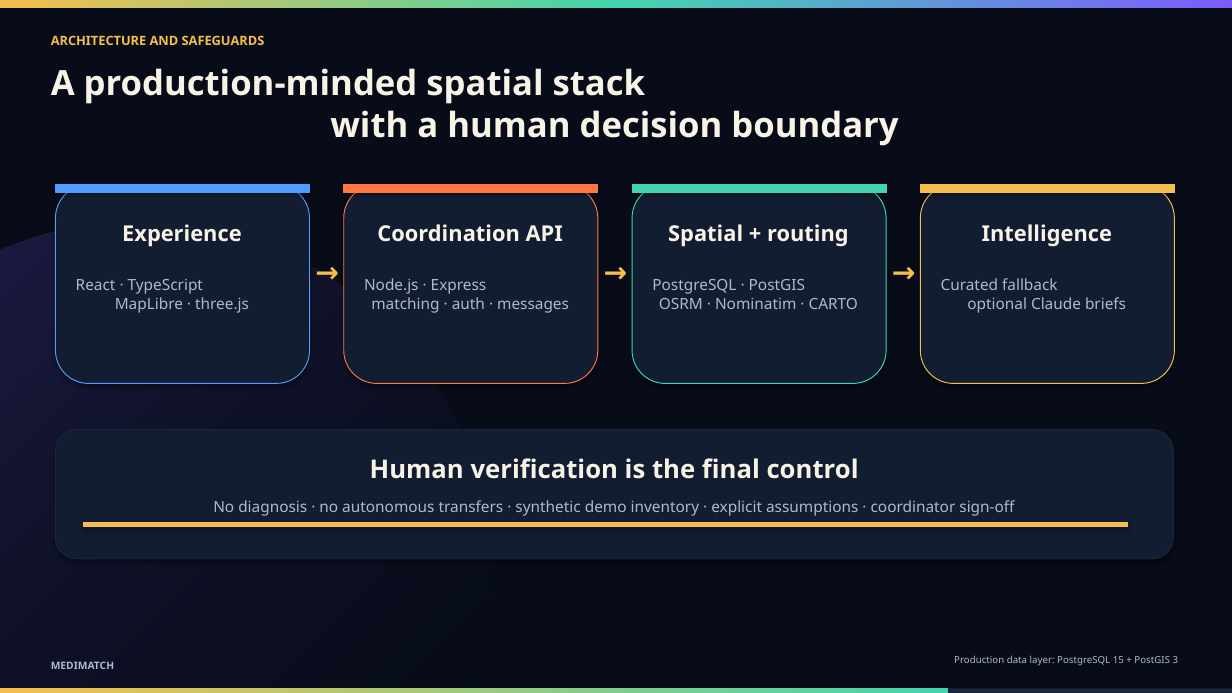
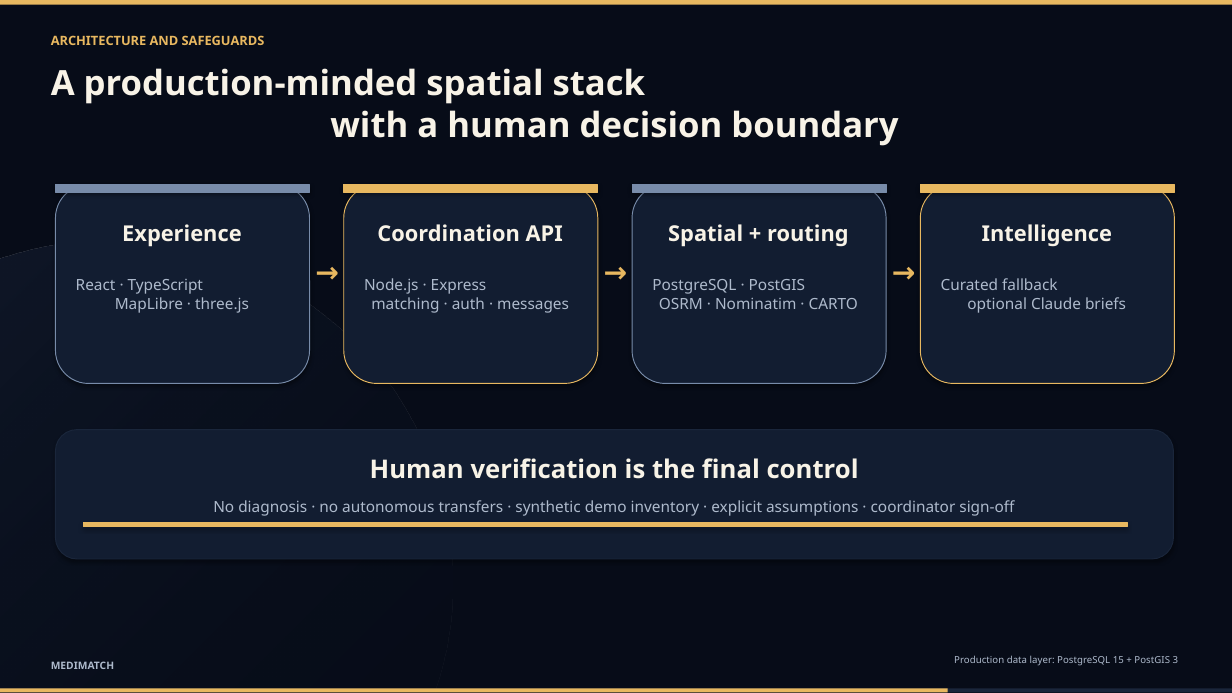
Before and after one commit to lesnargitonga/MediMatch, a slide deck: slide 10 of presentation/MediMatch_Conference_Deck.pptx. Drawn at 1232x693 pixels with LibreOffice and Linux fonts; fonts in the diff are those of the drawing. Boxes give left, top, right and bottom in pixels: in the first picture for what was removed or moved away, otherwise in the second. Text is boxed around its words. In the diff, an @@ line names an element or a change of style, - is before the commit and + after.

```diff
--- a/presentation/MediMatch_Conference_Deck.pptx
+++ b/presentation/MediMatch_Conference_Deck.pptx
@@ rectangle at box(0, 0, 1232, 5): fill gradient #F6BE4C to #43D5AE to #7C5CFF to #E8B860 @@
@@ rounded rectangle at box(55, 185, 310, 384): outline #529BFF 0.75 pt to #788CAA 0.75 pt @@
@@ rectangle at box(55, 185, 310, 192): fill #529BFF to #788CAA; outline #529BFF 0.75 pt to #788CAA 0.75 pt @@
@@ rounded rectangle at box(344, 185, 598, 384): outline #FF7744 0.75 pt to #E8B860 0.75 pt @@
@@ rectangle at box(344, 185, 598, 192): fill #FF7744 to #E8B860; outline #FF7744 0.75 pt to #E8B860 0.75 pt @@
@@ rounded rectangle at box(632, 185, 886, 384): outline #43D5AE 0.75 pt to #788CAA 0.75 pt @@
@@ rectangle at box(632, 185, 886, 192): fill #43D5AE to #788CAA; outline #43D5AE 0.75 pt to #788CAA 0.75 pt @@
@@ rounded rectangle at box(921, 185, 1175, 384): outline #F6BE4C 0.75 pt to #E8B860 0.75 pt @@
@@ rectangle at box(921, 185, 1175, 192): fill #F6BE4C to #E8B860; outline #F6BE4C 0.75 pt to #E8B860 0.75 pt @@
@@ ellipse: place and size @@
-ellipse at box(0, 222, 490, 693)
+ellipse at box(0, 240, 453, 693)
@@ ellipse at box(0, 240, 453, 693): fill gradient #7C5CFF to #070C18 to gradient #1A263C to #070C18 @@
@@ text colour #F6BE4C to #E8B860 in 4 elements at box(51, 35, 265, 45), box(313, 254, 341, 300), box(602, 254, 629, 300), box(890, 254, 918, 300) @@
@@ rectangle at box(83, 523, 1128, 527): fill #F6BE4C to #E8B860; outline #F6BE4C 0.75 pt to #E8B860 0.75 pt @@
@@ rectangle at box(0, 689, 948, 692): fill gradient #F6BE4C to #43D5AE to #E8B860 @@
```
Also in this commit, not shown: 12 other slides changed, 2 other files.
